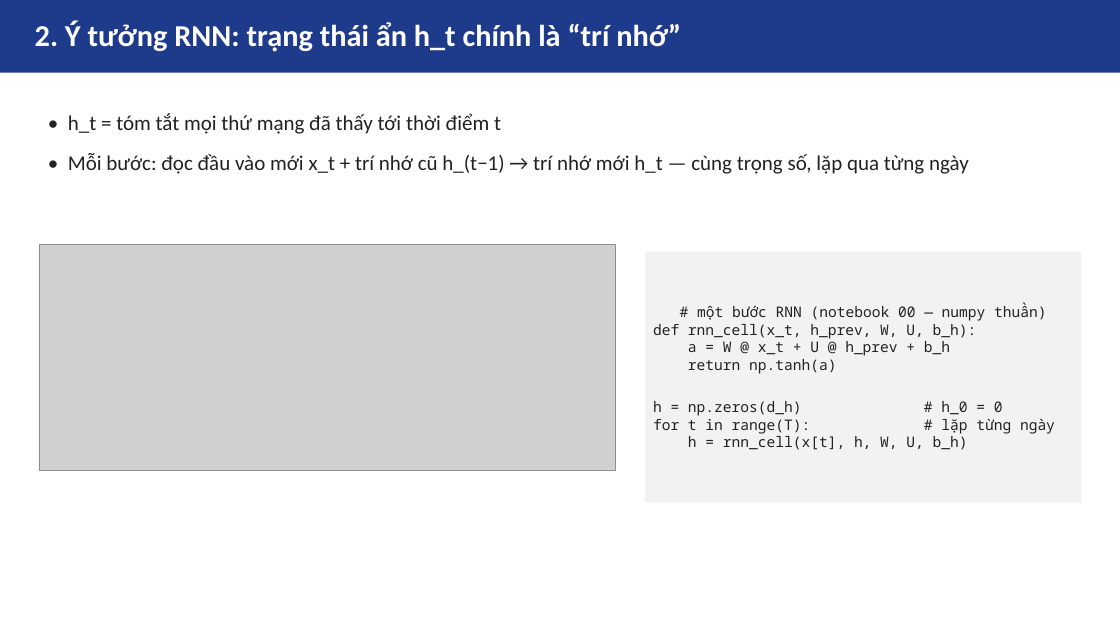
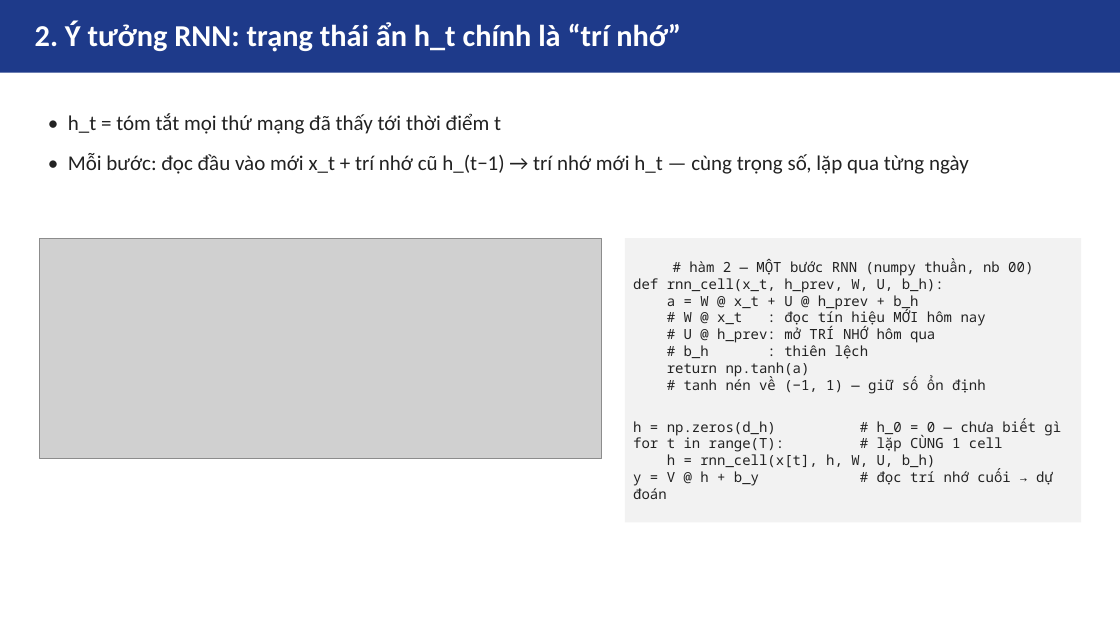
Before and after one commit to lucnguyen1375/HTTM-Presentation, a slide deck: slide 2 of asm06/slides/rnn.pptx. Drawn at 1120x630 pixels with LibreOffice and Linux fonts; fonts in the diff are those of the drawing; grey boxes stand for pictures. Boxes give left, top, right and bottom in pixels: in the first picture for what was removed or moved away, otherwise in the second. Text is boxed around its words. In the diff, an @@ line names an element or a change of style, - is before the commit and + after.

```diff
--- a/asm06/slides/rnn.pptx
+++ b/asm06/slides/rnn.pptx
@@ picture: place and size @@
-picture at [39,245,615,471]
+picture at [39,238,602,459]
@@ rectangle "# hàm 2 — MỘT ...": place and size @@
-rectangle "# hàm 2 — MỘT ..." at [645,251,1082,502]
+rectangle "# hàm 2 — MỘT ..." at [625,238,1081,523]
@@ text in rectangle at [689,259,1033,276]: text changed; size 12.5 to 12 pt @@
-# một bước RNN (notebook 00 — numpy thuần)
+# hàm 2 — MỘT bước RNN (numpy thuần, nb 00)
@@ text in rectangle at [633,275,944,468]: size 12.5 to 12 pt in "def rnn_cell(x_t, h_prev, W, U, b_h):", "a = W @ x_t + U ...", "return np.tanh(a)", "h = rnn_cell(x[t], h, W, U, b_h)" @@
@@ text in rectangle at [684,309,986,359]: paragraphs added @@
+# W @ x_t : đọc tín hiệu MỚI hôm nay
+# U @ h_prev: mở TRÍ NHỚ hôm qua
+# b_h : thiên lệch
@@ text in rectangle at [633,376,1061,452]: text changed; size 12.5 to 12 pt @@
-h = np.zeros(d_h) # h_0 = 0
-for t in range(T): # lặp từng ngày
+# tanh nén về (−1, 1) — giữ số ổn định
+h = np.zeros(d_h) # h_0 = 0 — chưa biết gì
+for t in range(T): # lặp CÙNG 1 cell
@@ text in rectangle at [633,469,1053,499]: paragraph added @@
+y = V @ h + b_y # đọc trí nhớ cuối → dự đoán
```
Also in this commit, not shown: 3 other slides changed, 5 slides added, 3 slides removed, 1 other file.
